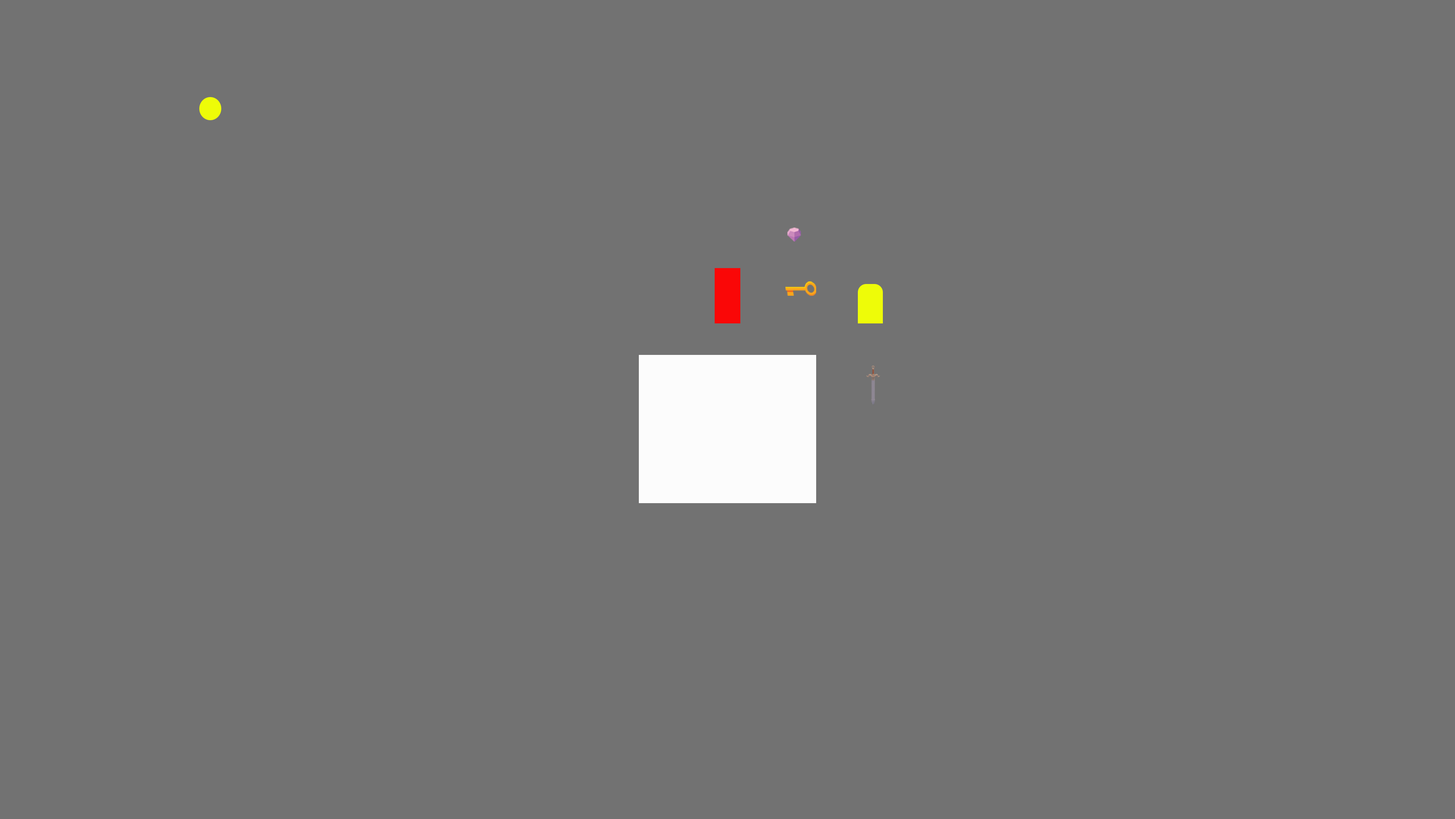
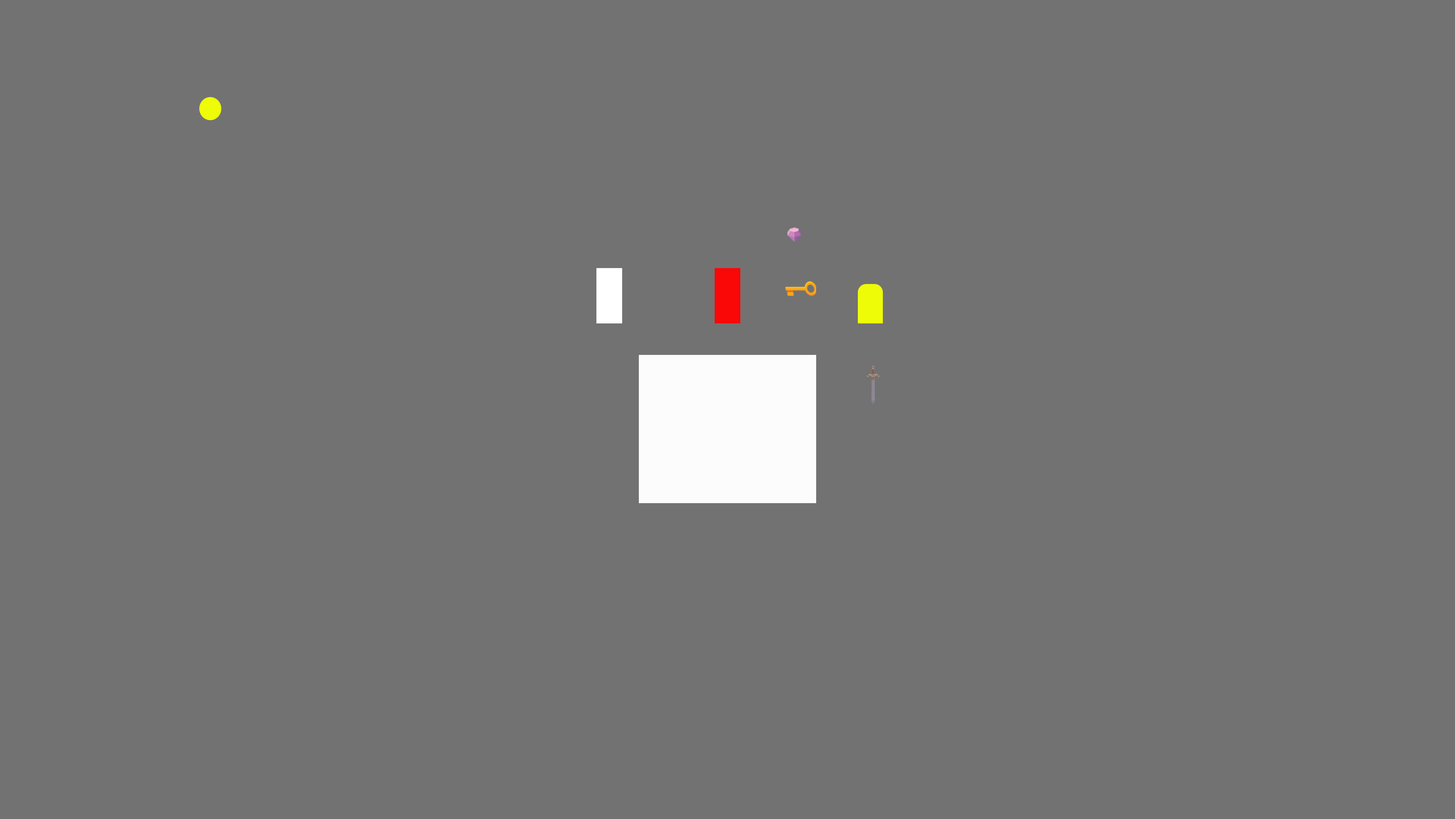
The second 1455 × 819 image is a revision of the first. Changes to its layers:
added layer "PlayerGhost" above "Player" over (x1=596, y1=267, x2=623, y2=324)
